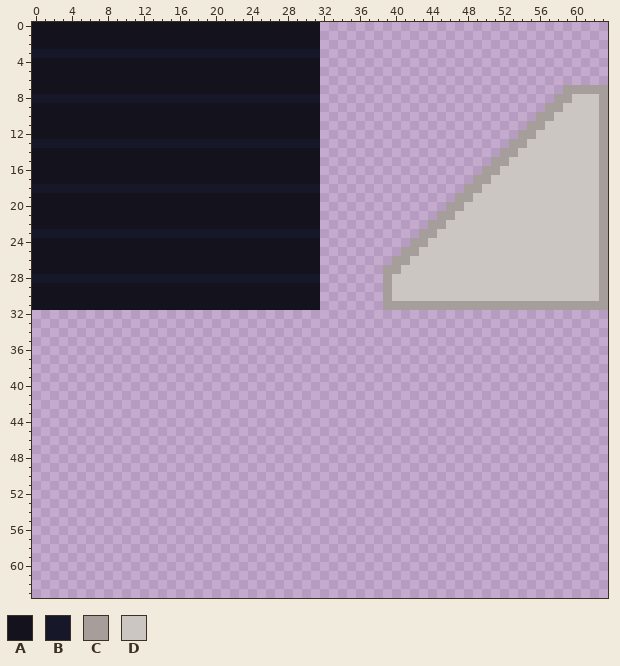
Two versions of one pixel-art file, Assets/Resources/Aseprite/gui_assets.aseprite. Above, as it was before the edit.
64x64 pixels, 1 frame.
Visible layers, top first: "resizer", "tilable_backdro".
Palette (. is transparent): A #14121d  B #161729  C #a69e9a  D #cbc6c1
Pixels before (only the part around the change), first column x 0:
21 AAAAAAAAAAAAAAAAAAAAAAAAAAAAAAAA...
22 AAAAAAAAAAAAAAAAAAAAAAAAAAAAAAAA...
23 BBBBBBBBBBBBBBBBBBBBBBBBBBBBBBBB...
24 AAAAAAAAAAAAAAAAAAAAAAAAAAAAAAAA...
25 AAAAAAAAAAAAAAAAAAAAAAAAAAAAAAAA...
26 AAAAAAAAAAAAAAAAAAAAAAAAAAAAAAAA...
27 AAAAAAAAAAAAAAAAAAAAAAAAAAAAAAAA...
28 BBBBBBBBBBBBBBBBBBBBBBBBBBBBBBBB...
29 AAAAAAAAAAAAAAAAAAAAAAAAAAAAAAAA...
30 AAAAAAAAAAAAAAAAAAAAAAAAAAAAAAAA...
31 AAAAAAAAAAAAAAAAAAAAAAAAAAAAAAAA...
32 ...................................
33 ...................................
34 ...................................
35 ...................................
36 ...................................
37 ...................................
38 ...................................
39 ...................................
40 ...................................
41 ...................................
42 ...................................
43 ...................................
44 ...................................
45 ...................................
46 ...................................
47 ...................................
48 ...................................
49 ...................................
50 ...................................
51 ...................................
52 ...................................
The result:
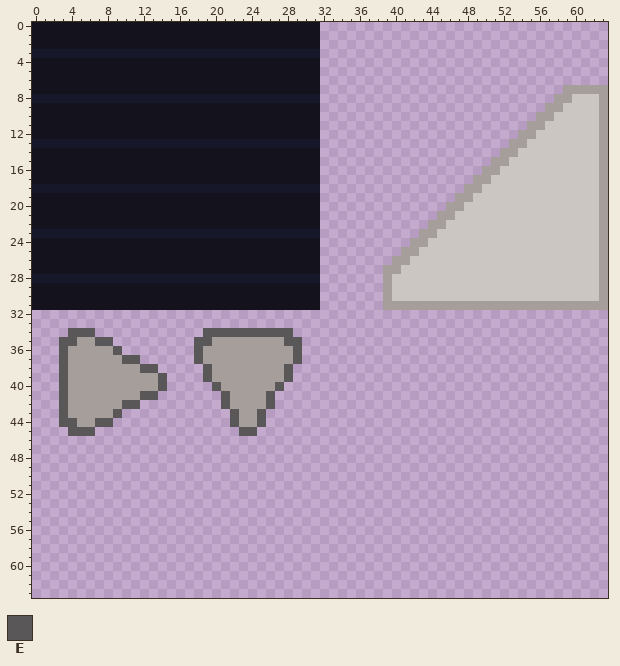
Colours new in this view: E #595757
What changed:
layer "right_arrow" added
layer "down_arrow" added
Layers "down_arrow", "right_arrow":
y 34: x 4..6 ... -> EEE; x 19..28 .......... -> EEEEEEEEEE
y 35: x 3..8 ...... -> EECCEE; x 18..29 ............ -> EECCCCCCCCEE
y 36: x 3..9 ....... -> ECCCCCE; x 18..29 ............ -> ECCCCCCCCCCE
y 37: x 3..11 ......... -> ECCCCCCEE; x 18..29 ............ -> ECCCCCCCCCCE
y 38: x 3..13 ........... -> ECCCCCCCCEE; x 19..28 .......... -> ECCCCCCCCE
y 39: x 3..14 ............ -> ECCCCCCCCCCE; x 19..28 .......... -> ECCCCCCCCE
y 40: x 3..14 ............ -> ECCCCCCCCCCE; x 20..27 ........ -> ECCCCCCE
y 41: x 3..13 ........... -> ECCCCCCCCEE; x 21..26 ...... -> ECCCCE
y 42: x 3..11 ......... -> ECCCCCCEE; x 21..26 ...... -> ECCCCE
y 43: x 3..9 ....... -> ECCCCCE; x 22..25 .... -> ECCE
y 44: x 3..8 ...... -> EECCEE; x 22..25 .... -> ECCE
y 45: x 4..6 ... -> EEE; x 23..24 .. -> EE
Pixel boxes of the changes (left, top, right, bottom) in both pictures:
added: (59, 328, 167, 436)
added: (194, 328, 302, 436)
